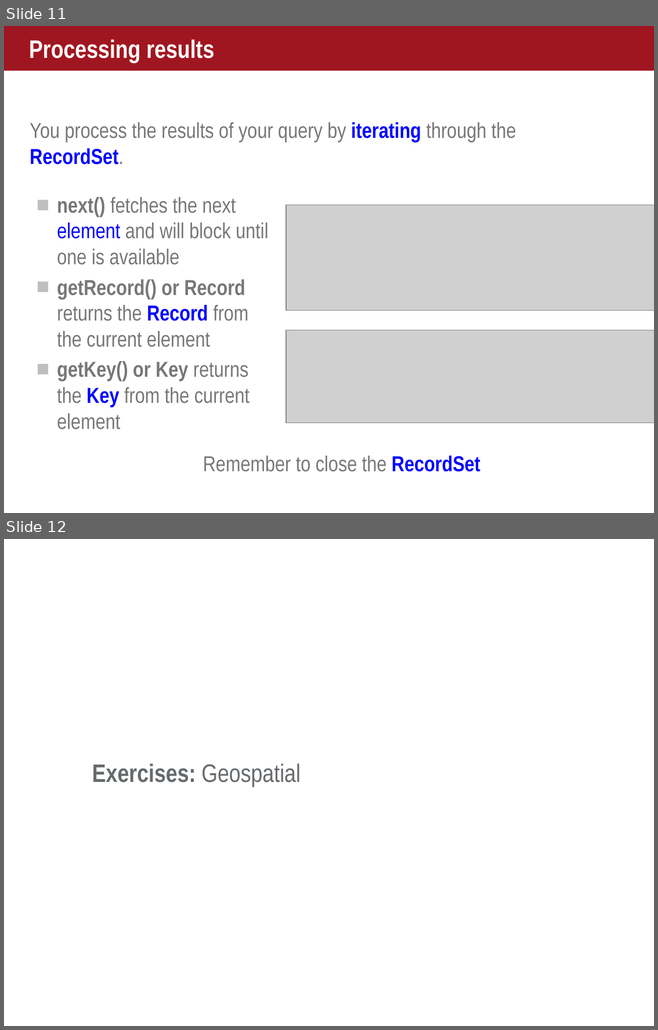
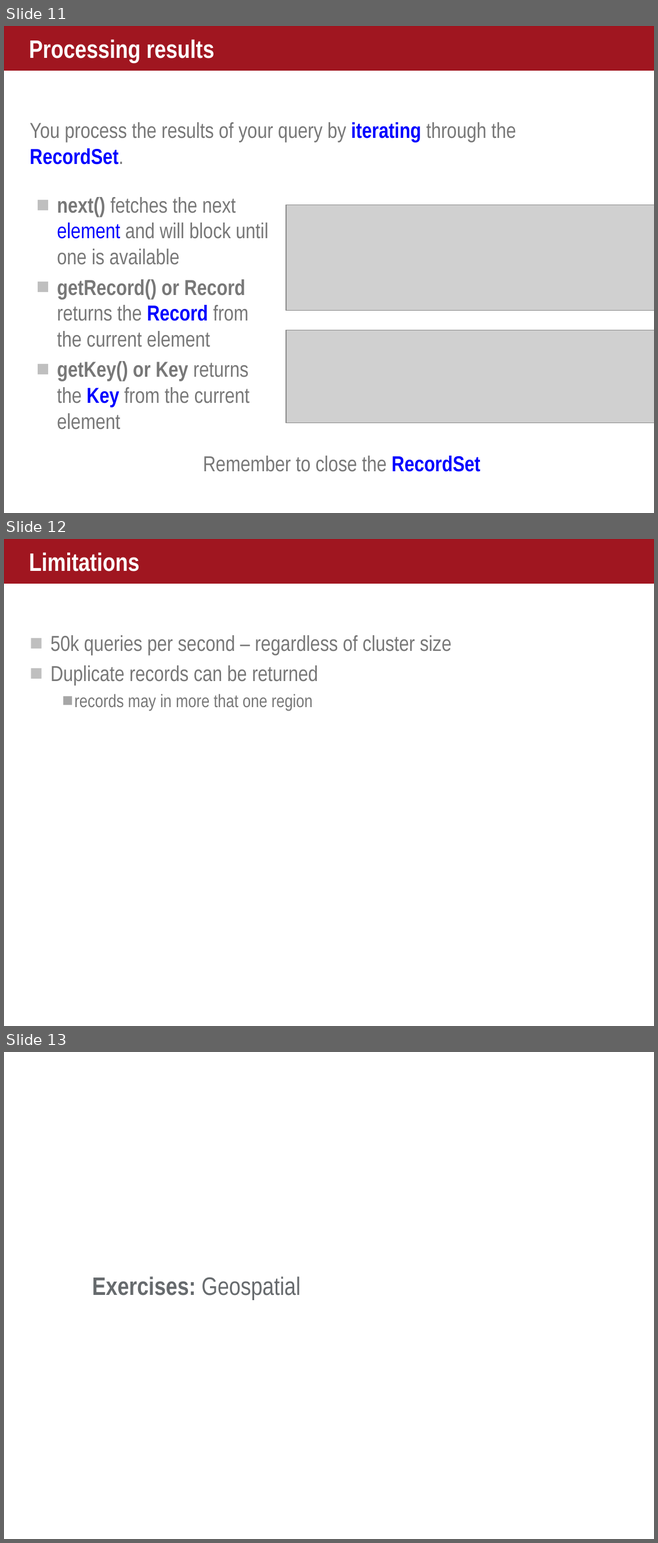
Before and after one commit to helipilot50/aerospike-advanced-concepts, a slide deck: geo/courseware/Geo.pptx. Shown one above the other, each under a label of ours: slides 11 and 12 before the commit, slides 11, 12 and 13 after it. The pictures are 658x1030 and 658x1543 pixels, drawn with LibreOffice and Linux fonts; fonts in the diff are those of the drawing; grey boxes stand for pictures; background and template pictures are left out. Boxes give left, top, right and bottom in pixels: in the first picture for what was removed or moved away, otherwise in the second. Text is boxed around its words. In the diff, an @@ line names an element or a change of style, - is before the commit and + after.

```diff
--- a/geo/courseware/Geo.pptx
+++ b/geo/courseware/Geo.pptx
@@ slide 12 added at box(4, 539, 654, 1026), background #FFFFFF; not listed: 1 template element that a slide beside it also shows @@
@@ title added at box(23, 541, 622, 582), fill #A01620, 28 pt, text #FFFFFF, bold @@
+Limitations
@@ text added at box(50, 635, 451, 711), 24 pt, text #777777 @@
+■ 50k queries per second – regardless of cluster size
+■ Duplicate records can be returned
+  ■ records may in more that one region
@@ what was slide 12 is now slide 13 @@
```
Also in this commit, not shown: 6 slides changed, 1 other slide added, 1 slide removed, 1 other file.
